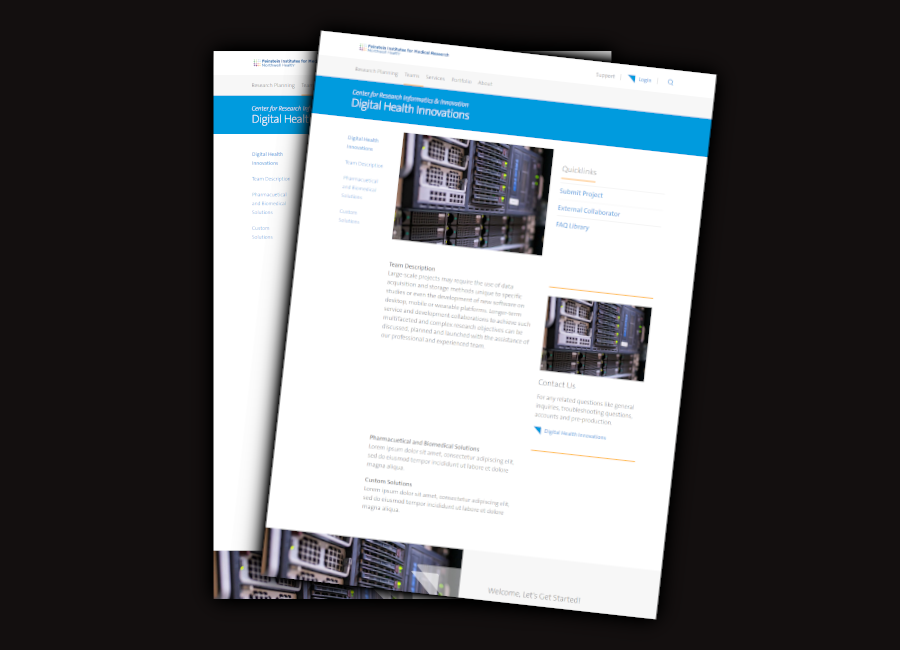
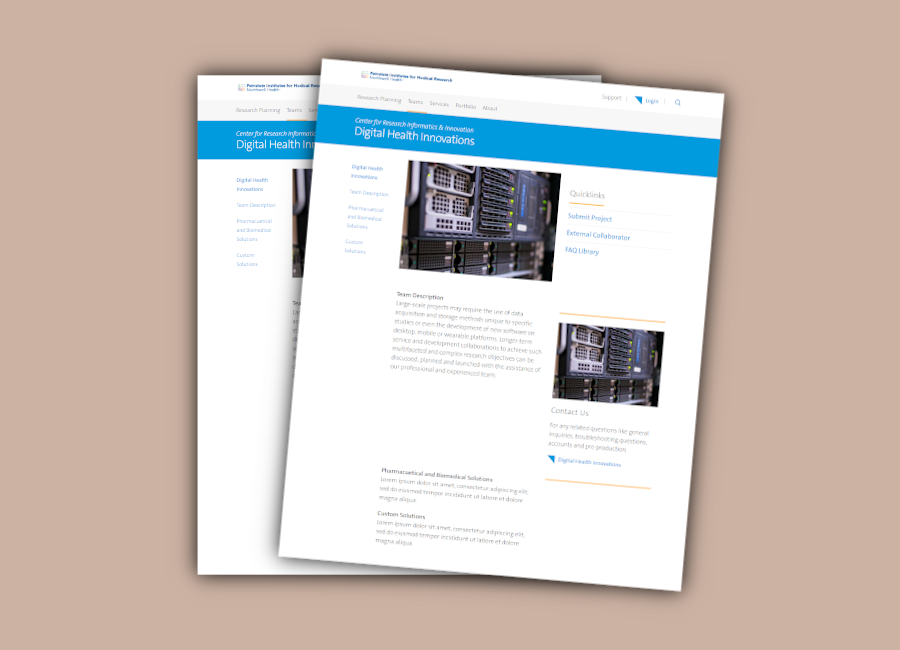
Before/after of a (900, 650) layered artwork. What changed in the layer stack:
painted on "Pasted Layer copy" over [227, 0, 757, 650]
painted on "Pasted Layer" over [165, 19, 644, 631]
added layer "Layer #1" above "Layer" over [0, 0, 900, 650]
